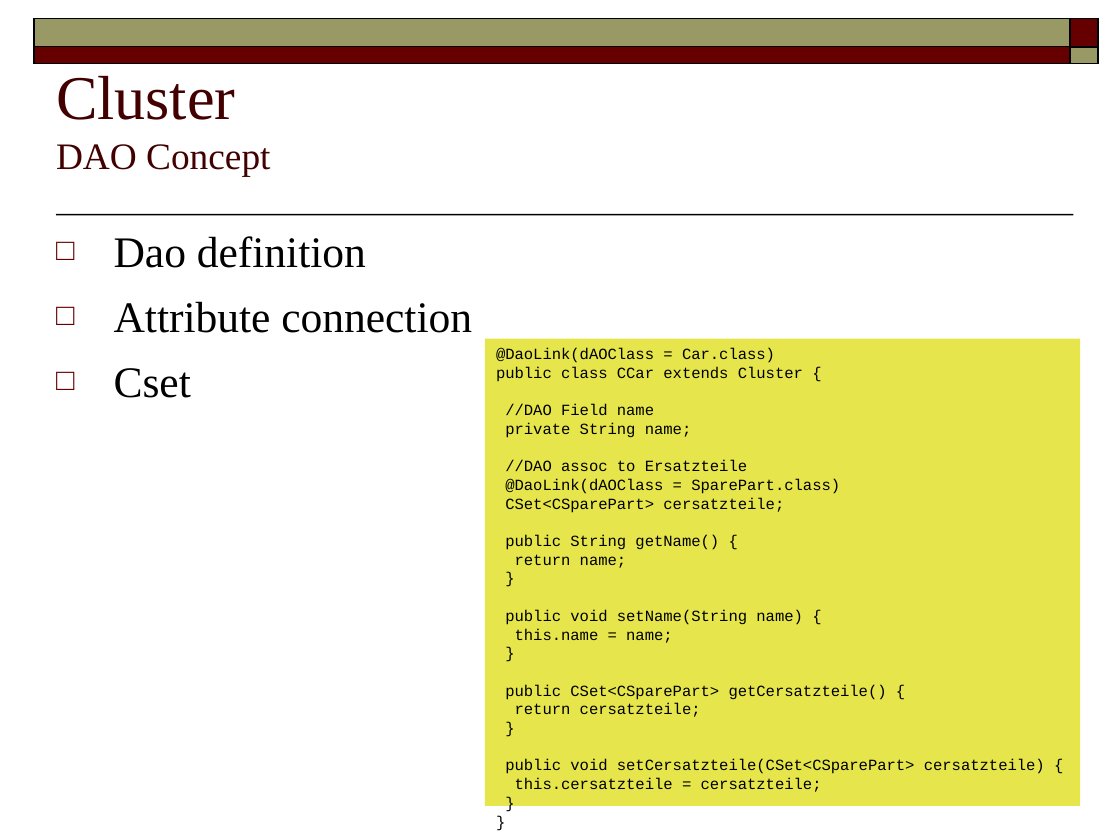
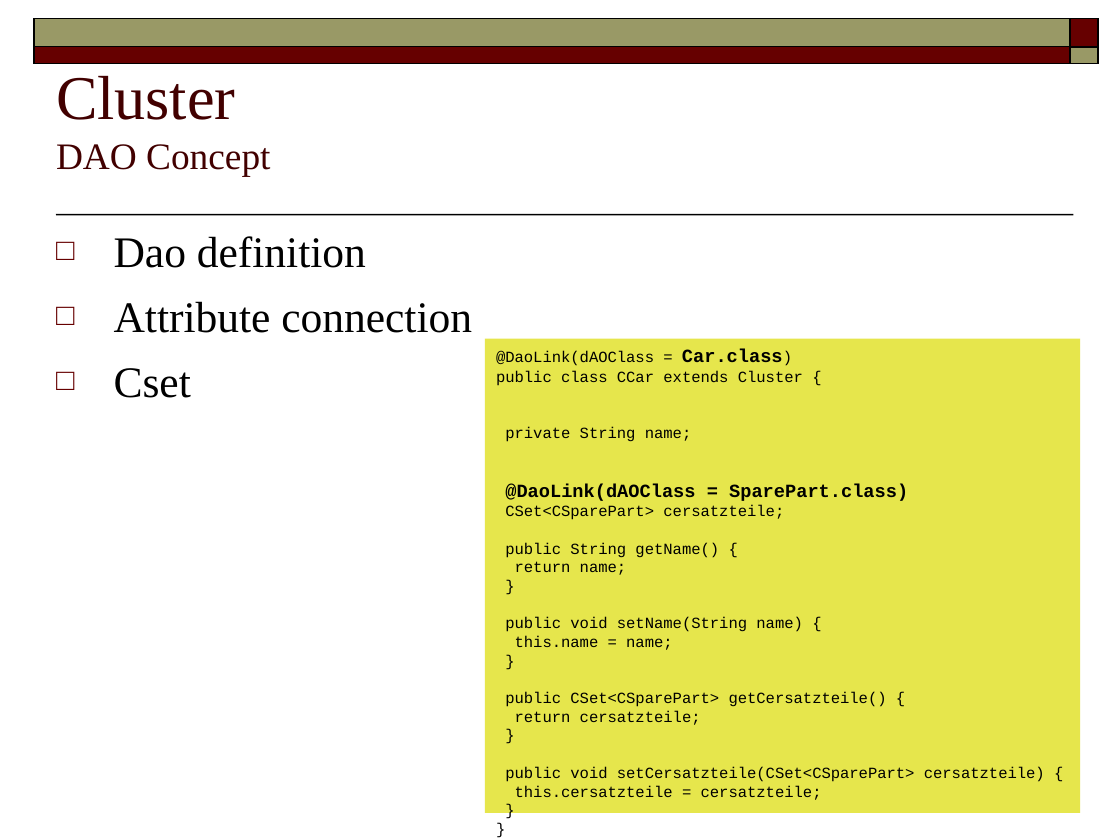
Before and after one commit to FaKod/JDBCluster, a slide deck: slide 6 of JDBCluster/Doc/MetaPersistence.odp. Drawn at 1120x840 pixels with LibreOffice and Linux fonts; fonts in the diff are those of the drawing. Boxes give left, top, right and bottom in pixels: in the first picture for what was removed or moved away, otherwise in the second. Text is boxed around its words. In the diff, an @@ line names an element or a change of style, - is before the commit and + after.

```diff
--- a/JDBCluster/Doc/MetaPersistence.odp
+++ b/JDBCluster/Doc/MetaPersistence.odp
@@ rectangle "@DaoLink(dAOClass = Car.class)": place and size @@
-rectangle "@DaoLink(dAOClass = Car.class)" at box(485, 338, 1080, 805)
+rectangle "@DaoLink(dAOClass = Car.class)" at box(485, 338, 1080, 813)
@@ text in rectangle at box(496, 349, 908, 501): size 10 to 12 pt, bold on in "Car.class)", "@DaoLink(dAOClass = SparePart.class)" @@
@@ text in rectangle at box(505, 404, 654, 415): paragraph removed @@
-//DAO Field name
@@ text in rectangle at box(505, 460, 747, 471): paragraph removed @@
-//DAO assoc to Ersatzteile
```
Also in this commit, not shown: 3 other slides changed, 3 slides added, 3 slides removed.
